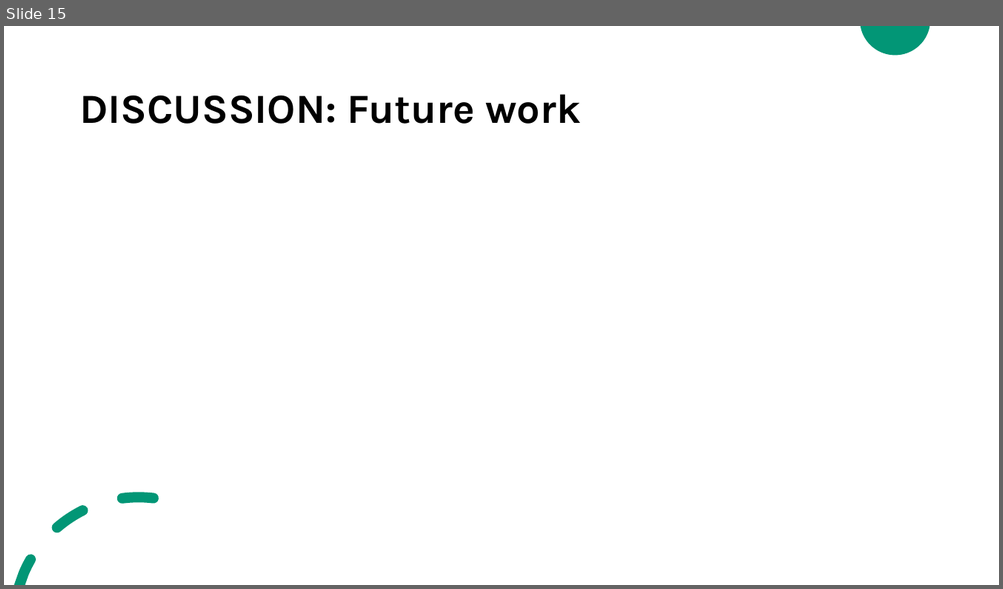
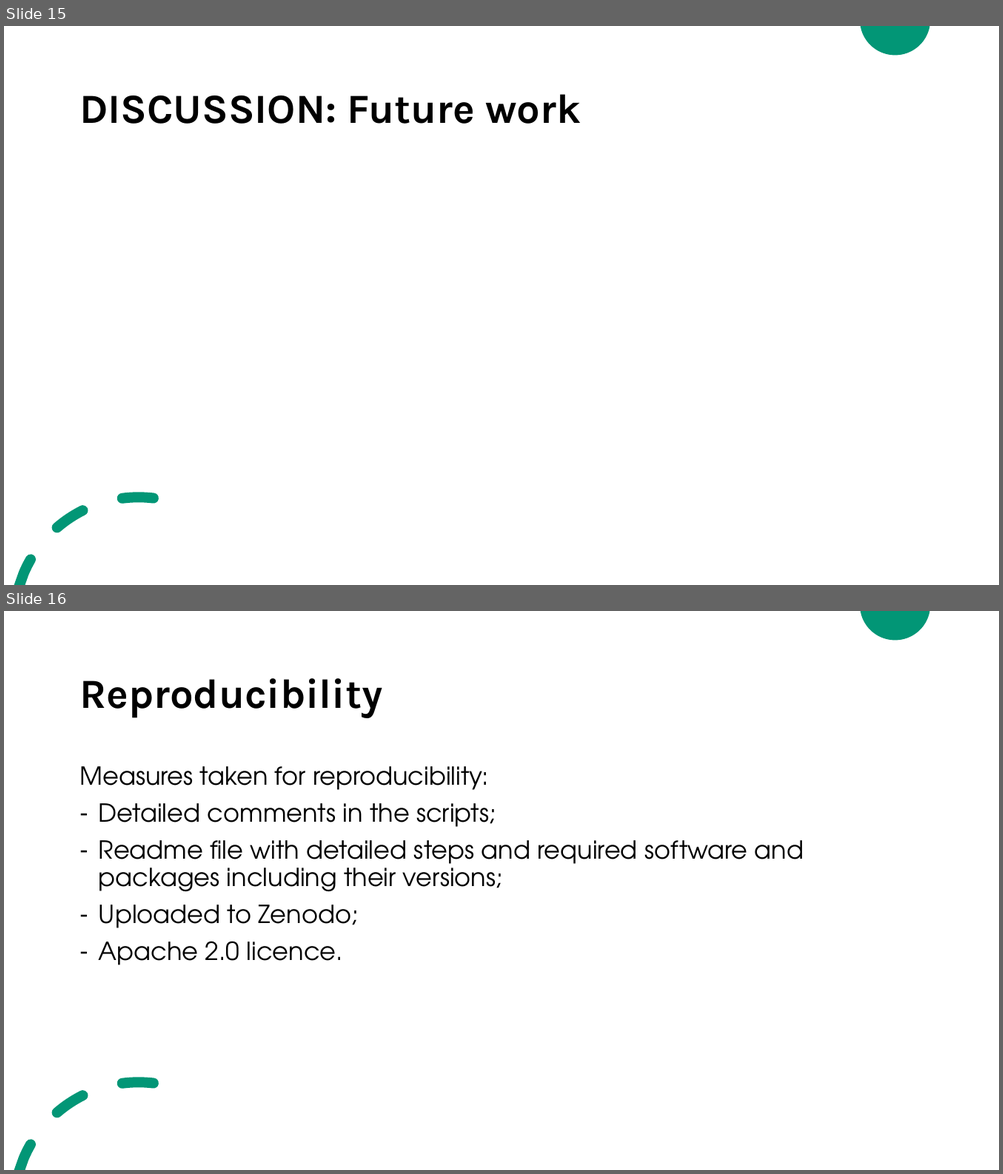
Before and after one commit to ilaluna/LIVING-SICSS, a slide deck: LIVING-SICCS.pptx. Shown one above the other, each under a label of ours: slide 15 before the commit, slides 15 and 16 after it. The pictures are 1003x589 and 1003x1174 pixels, drawn with LibreOffice and Linux fonts; fonts in the diff are those of the drawing. Boxes give left, top, right and bottom in pixels: in the first picture for what was removed or moved away, otherwise in the second. Text is boxed around its words. In the diff, an @@ line names an element or a change of style, - is before the commit and + after.

```diff
--- a/LIVING-SICCS.pptx
+++ b/LIVING-SICCS.pptx
@@ slide 16 added at (4, 611, 999, 1170), background #FFFFFF; not listed: 2 template elements that a slide beside it also shows @@
@@ title added at (79, 678, 382, 718), 40 pt, text #000000, bold @@
+Reproducibility
@@ text added at (79, 766, 803, 965), 24 pt, text #000000 @@
+Measures taken for reproducibility:
+– Detailed comments in the scripts;
+– Readme file with detailed steps and required software and packages including their versions;
+– Uploaded to Zenodo;
+– Apache 2.0 licence.
```
Also in this commit, not shown: 3 slides changed, 1 other slide added.
